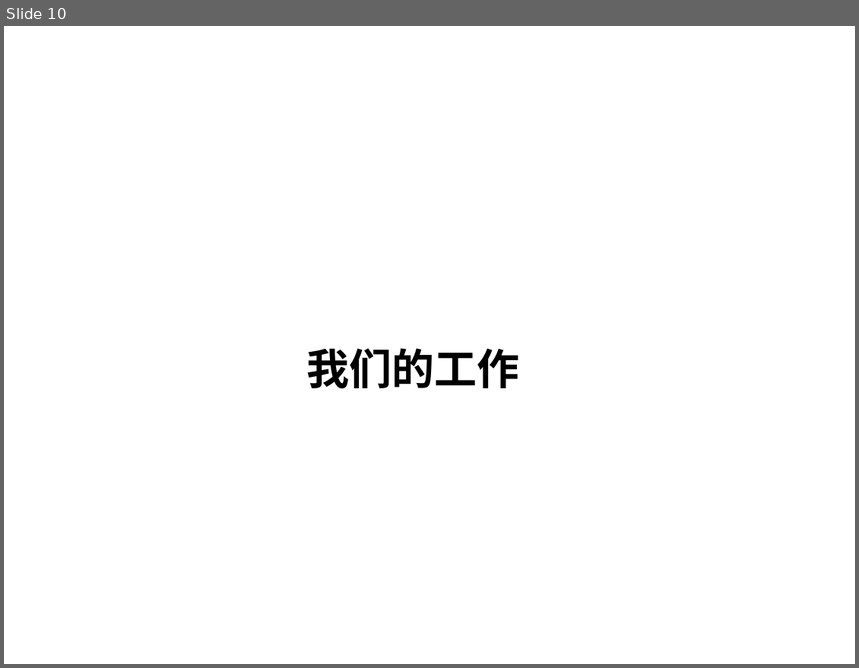
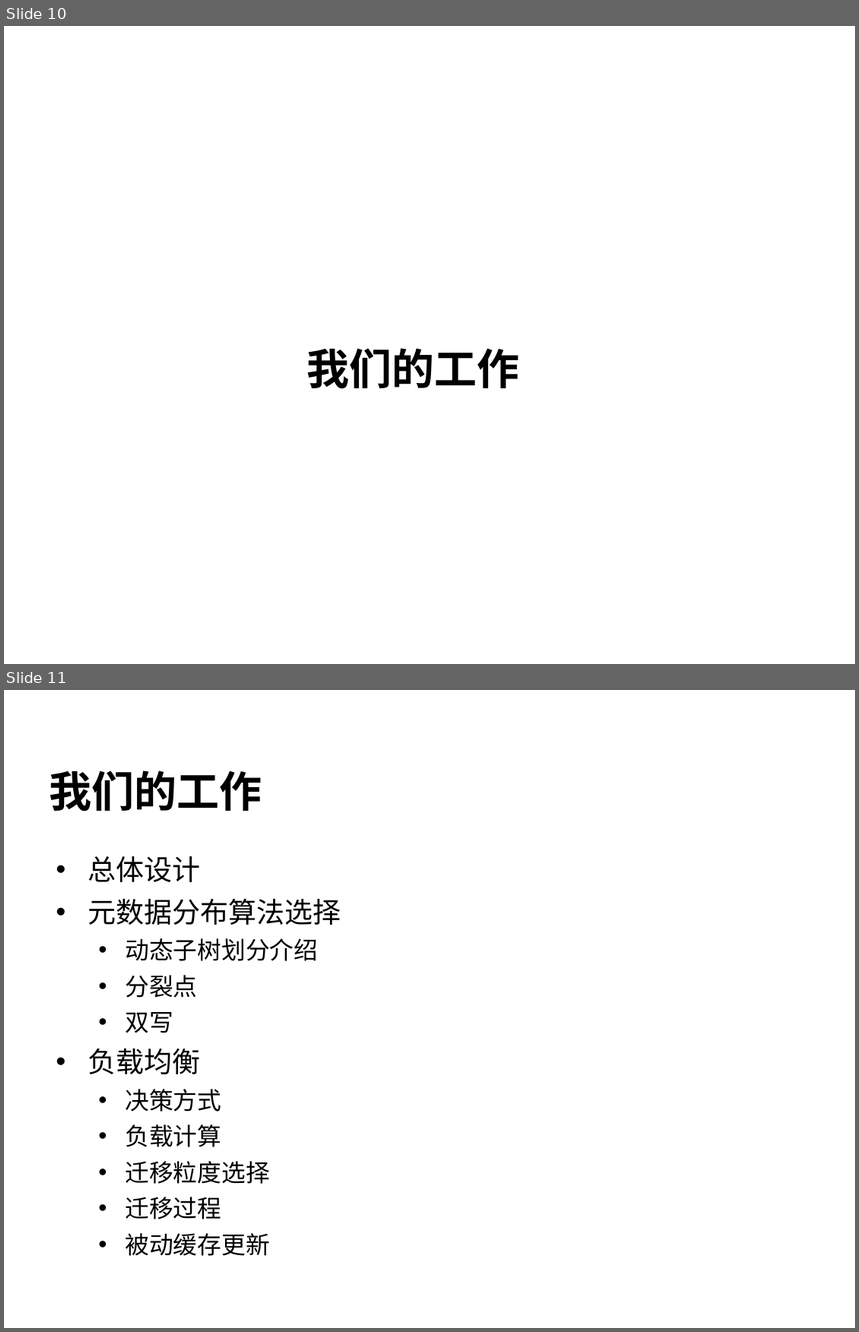
Before and after one commit to cheliequan/idning-paper, a slide deck: draft/答辩.ppt. Shown one above the other, each under a label of ours: slide 10 before the commit, slides 10 and 11 after it. The pictures are 859x668 and 859x1332 pixels, drawn with LibreOffice and Linux fonts; fonts in the diff are those of the drawing; background and template pictures are left out. Boxes give left, top, right and bottom in pixels: in the first picture for what was removed or moved away, otherwise in the second. Text is boxed around its words. In the diff, an @@ line names an element or a change of style, - is before the commit and + after.

```diff
--- a/draft/答辩.ppt
+++ b/draft/答辩.ppt
@@ slide 11 added at (4,690,855,1328), background picture (left out) @@
@@ title added at (50,771,262,812), 36 pt, text #000000, bold @@
+我们的工作
@@ text added at (88,856,341,1256), 20.4 pt, text #000000 @@
+• 总体设计
+• 元数据分布算法选择
+  • 动态子树划分介绍
+  • 分裂点
+  • 双写
+• 负载均衡
+  • 决策方式
+  • 负载计算
+  • 迁移粒度选择
+  • 迁移过程
+  • 被动缓存更新
```
Also in this commit, not shown: 12 slides changed, 3 other slides added, 3 slides removed, 1 other file.
